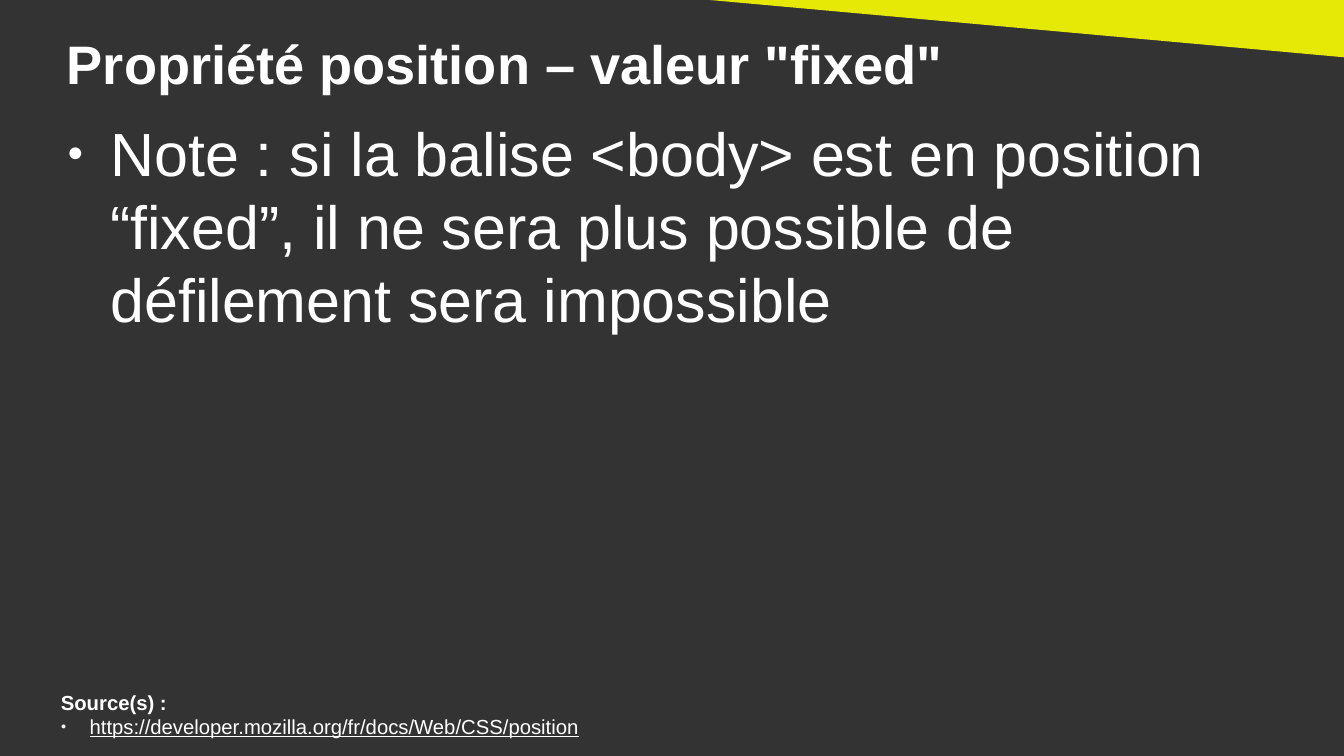
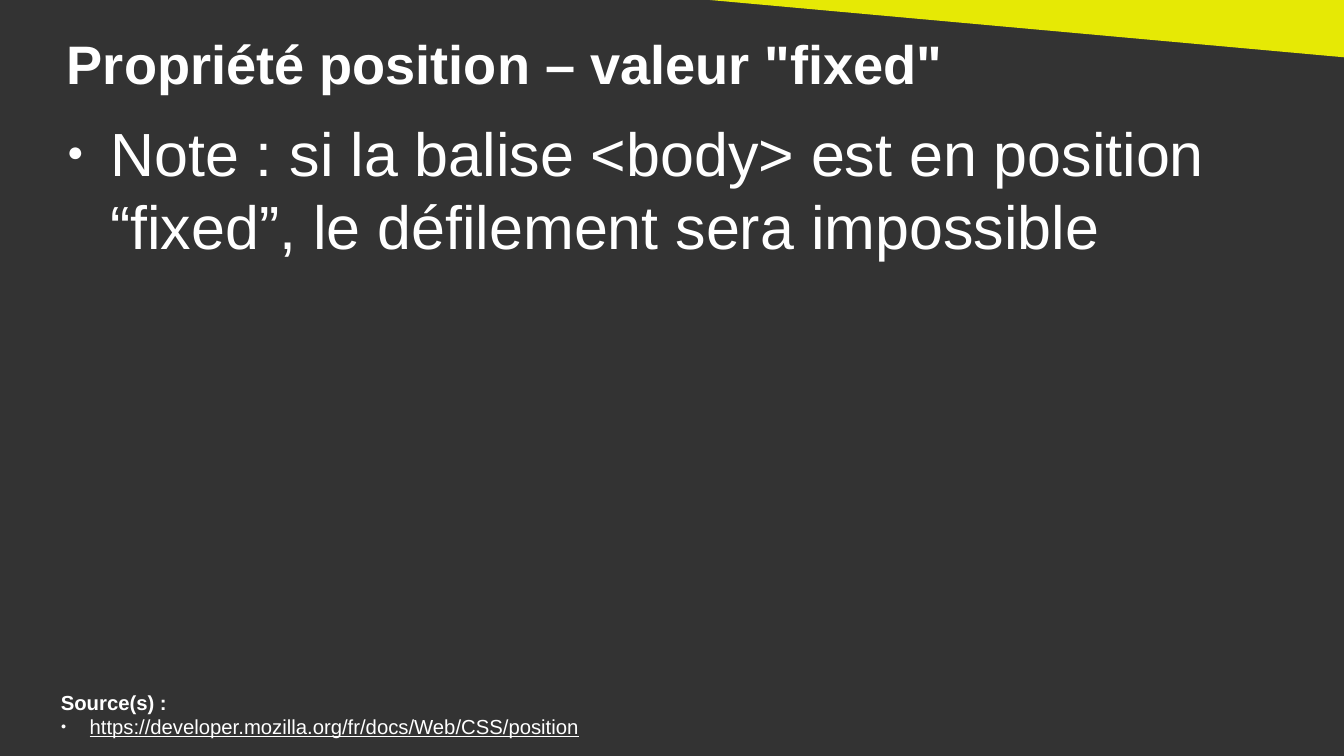
Before and after one commit to DanYellow/cours, a slide deck: slide 15 of integration-web-s2/travaux-pratiques/numero-1/presentation.odp. Drawn at 1344x756 pixels with LibreOffice and Linux fonts; fonts in the diff are those of the drawing. Boxes give left, top, right and bottom in pixels: in the first picture for what was removed or moved away, otherwise in the second. Text is boxed around its words. In the diff, an @@ line names an element or a change of style, - is before the commit and + after.

```diff
--- a/integration-web-s2/travaux-pratiques/numero-1/presentation.odp
+++ b/integration-web-s2/travaux-pratiques/numero-1/presentation.odp
@@ text at (110,132,1204,260): text changed @@
-● Note : si la balise <body> est en position “fixed”, il ne sera plus possible de défilement sera impossible
+● Note : si la balise <body> est en position “fixed”, le défilement sera impossible
```
Also in this commit, not shown: 4 other slides changed, 1 other file.
